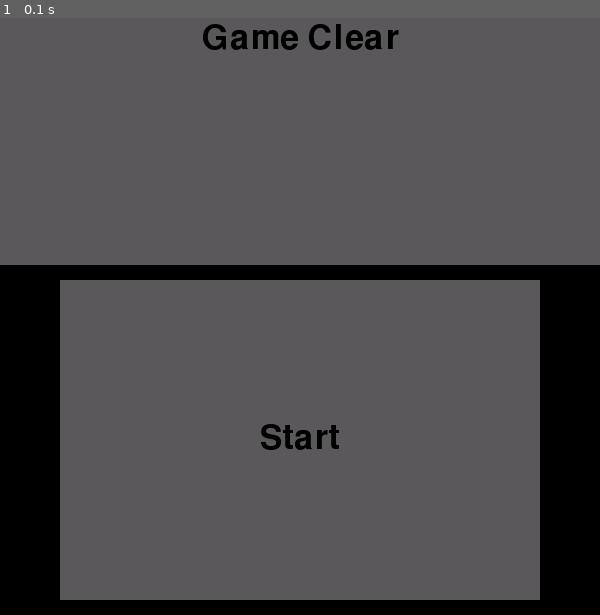
Above: before the commit, frame 1.
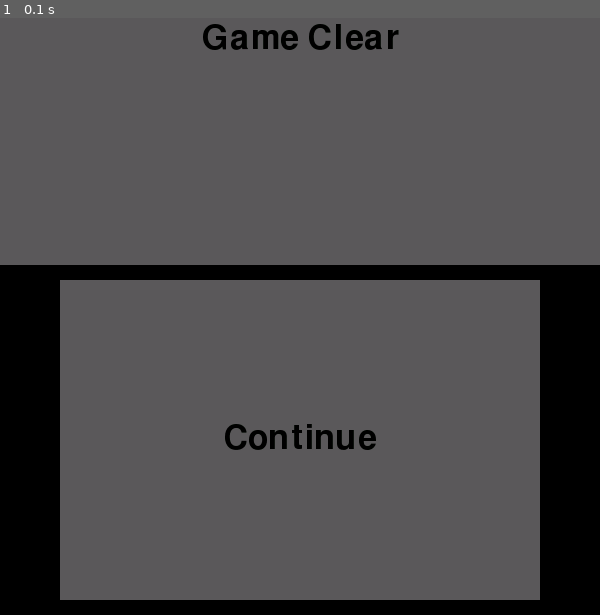
Above: after the commit, the same moment.

Repository: sota-inoue/Game
Game: pygame game, started from src/project/win_main.py
Same seed, same stepped clock (60 frames per second), same inputs: the game is played once before the commit and once after it.
Inputs:
- Up to frame 1 (0.1 s): no input

The runs differ from the first frame. In frame 1, 0.5% of the frame differs, in the area x 37-63%, y 68-73%.

Commit message:
コントローラ画面のコンティニュー状態のスクリーン作成

Diff:
--- a/src/project/Screen/Touch.py
+++ b/src/project/Screen/Touch.py
@@ -36,3 +36,9 @@
         # 線の描画
         pygame.draw.line(self.surface, self.LINE_COLOR, (self.WIDTH//3, 0), (self.WIDTH//3, self.HEIGHT), self.LINE_WIDTH)
         pygame.draw.line(self.surface, self.LINE_COLOR, (self.WIDTH*2//3, 0), (self.WIDTH*2//3, self.HEIGHT), self.LINE_WIDTH)
+
+    def draw_Continue(self):
+        # BACK_COLORでsurfaceを塗りつぶす
+        self.surface.fill(self.BACK_COLOR)
+        # 画面の中心にContinueの文字列を描画
+        self.DrawText("Continue", self.WIDTH//2, self.HEIGHT//2)
--- a/src/project/System/App.py
+++ b/src/project/System/App.py
@@ -143,7 +143,7 @@
         ゲーム画面とタッチパネルを描画する
         """
         # タッチパネル描画
-        self.touch.draw_Start()
+        self.touch.draw_Continue()
         # ゲーム画面描画
         self.game.draw_Clear()
         # Raspberry Piモードでの描画処理
